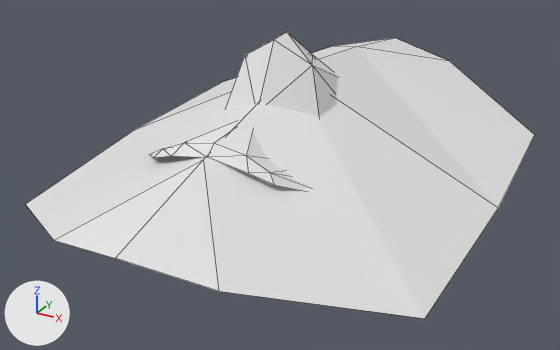
Two versions of the Blender file data/head.blend, one commit apart.
Both versions are drawn from a 50 mm lens placed at (0.1051, -0.1922, 0.1841), pointed at (0.0003, -0.0017, 0.0888). The lights are fixed; the arrows at lower left show +X, +Y and +Z. Mesh edges are drawn as thin lines.

Names of what the first picture shows: 'Icosphere.001', 'head'.
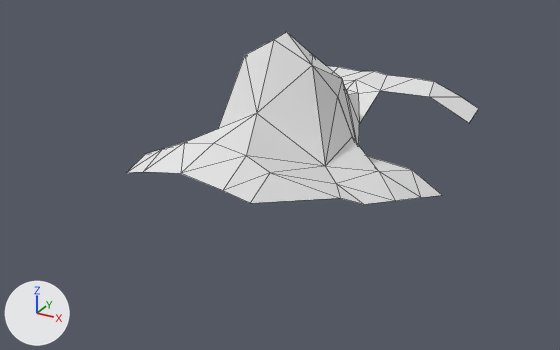
Where the change shows, as pixel boxes (x1, y1, x2, y2) in the pictures (560 x 350 px; the box of a moved part takes in the faces that stretch with it):
'Icosphere.001', hidden: before (26, 38, 534, 319)
'head', reshaped: before (150, 32, 338, 191); after (127, 32, 478, 204)
part 1 of me_head_001, moved or reshaped (not visible before): after (327, 66, 478, 123)
part 2 of me_head_001, moved or reshaped: before (150, 143, 307, 191); after (127, 143, 363, 204)

Diff of the bpy script that builds the scene:
```diff
--- a/data/head.blend.py
+++ b/data/head.blend.py
@@ me_head_001 @@
 me_head_001.from_pydata(...)  # 39 vertices, 45 faces; spans x -0.0445..0.0, y -0.0397..0.0718, z 0.0823..0.1319
 # used by ob_head; location = (0.0, 0.0, 0.0)
 # before: 33 (-0.0153, 0.0688, 0.102), 34 (-0.0394, 0.0718, 0.0932), 35 (-0.0328, 0.0709, 0.0969), 36 (0.0, 0.0674, 0.1029), 37 (-0.0051, 0.0679, 0.102)
 # before: 38 (-0.0228, 0.0696, 0.1015)
 # before: 4 (-0.0187, -0.0379, 0.1038) at pixel (153, 157), 24 (-0.0119, -0.0392, 0.1061) at pixel (171, 156), 25 (0.0, -0.0397, 0.1083) at pixel (207, 157)
-me_head_001.vertices[28].co = (-0.03, -0.0259, 0.0982)  # pixel (149, 154)
+# me_head_001 part 1
+for i in [*range(33, 39)]: me_head_001.vertices[i].co += Vector((0.0, 0.0045, 0.0))
+# me_head_001 part 2
+for i in [4, 24, 25]: me_head_001.vertices[i].co += Vector((0.0, -0.0117, 0.0))
+me_head_001.vertices[28].co = (-0.0313, -0.0259, 0.0982)  # pixel (145, 153)
 me_head_001.materials.append(mat_material)
@@ ob_icosphere_001 @@
 _m = ob_icosphere_001.modifiers.new('Mirror', 'MIRROR')
 _m.merge_threshold = 0.1
+ob_icosphere_001.hide_viewport = True
```
